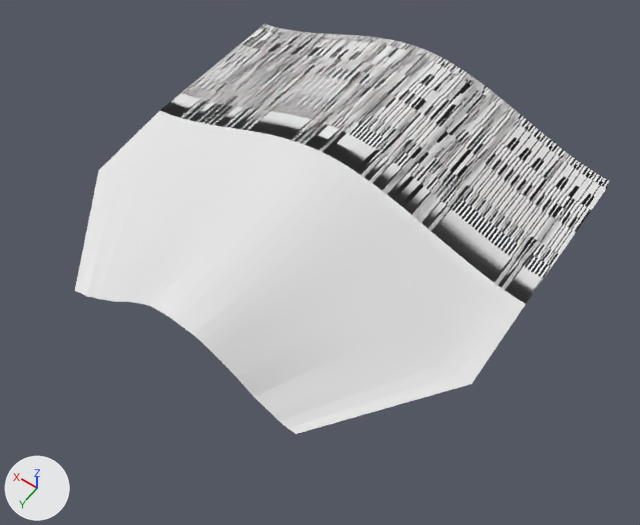
The FBX model LD49/Assets/Art/Rooms/RoofRoom1Window.fbx: old version first, new version second.
Rendered twice from a camera (50 mm lens) standing at (-12.24, 1.1, 9.66) and looking at (-8.3, -4.41, 1.01). Every picture has the same lights, and +X, +Y and +Z are marked at lower left. Vertices at the same position are counted once.

The older version as bpy lines, for what is in view:
```python
me_cube_012 = bpy.data.meshes.new('Cube.012')
me_cube_012.from_pydata(...)  # 5716 vertices, 5684 faces; spans x -2.94..2.94, y -2.59..2.86, z -0.55..0.42
me_cube_012.materials.append(mat_glass_2_4)  # white #e7e7e7
ob_cube_007 = bpy.data.objects.new('Cube.007', me_cube_012)
ob_cube_007.location = (-7.7, -5.28, 1.31)
```
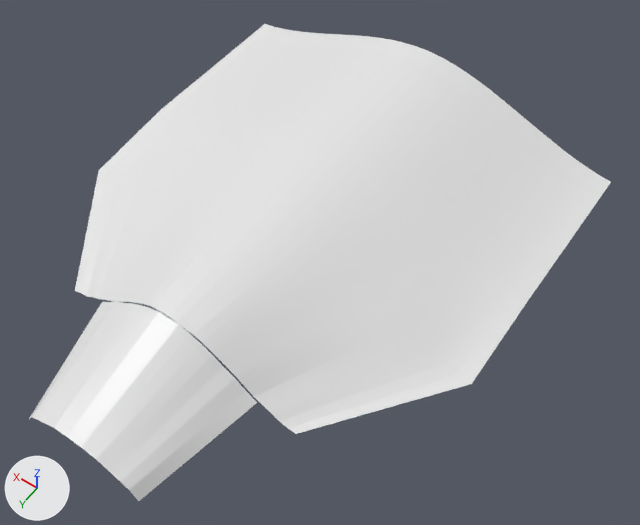
Where the newer file only moved an object's origin or applied its transform, the numbers keep the older frame.

Changed parts and their boxes [x1, y1, x2, y2] in the pictures (640 x 525 px):
'Cube.007', reshaped (9% wider, 16% taller): before [75, 24, 611, 434]; after [29, 24, 611, 501]
part 1 of me_cube_012, added: after [29, 301, 257, 501]
part 2 of me_cube_012, deleted: before [180, 28, 518, 231]
part 3 of me_cube_012, deleted: before [495, 198, 573, 290]
part 4 of me_cube_012, deleted: before [547, 152, 568, 180]

Diff of the bpy script that builds the scene:
```diff
--- a/LD49/Assets/Art/Rooms/RoofRoom1Window.fbx.py
+++ b/LD49/Assets/Art/Rooms/RoofRoom1Window.fbx.py
@@ me_cube_012 @@
 # used by ob_cube_007; location = (-7.7, -5.28, 1.31)
-me_cube_012.from_pydata(...)  # 5716 vertices, 5684 faces; spans x -2.94..2.94, y -2.59..2.86, z -0.55..0.42
+me_cube_012.from_pydata(...)  # 6704 vertices, 6304 faces; spans x -2.94..2.94, y -2.59..4.44, z -0.55..0.42
+# me_cube_012 part 1: a new loose piece of 1161 vertices spanning x -1.19..1.15, y 2.88..4.44, z -0.44..0.37, in mat_glass_2_4 (white #e7e7e7)
+# me_cube_012 part 2: 168 vertices removed from x -1.55..2.8, y -2.59..-0.58, z -0.38..0.42
+# me_cube_012 part 3: 4 vertices removed from x -2.67..-2.53, y -1.51..-0.58, z -0.36..-0.33
+# me_cube_012 part 4: 1 vertex removed from x -2.26, y -2.44, z -0.25
 me_cube_012.materials.append(mat_glass_2_4)
```
